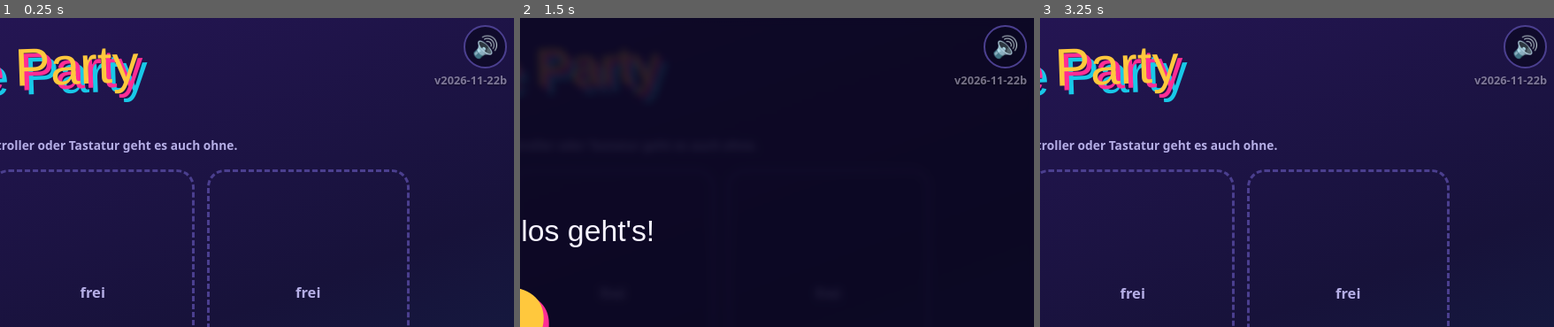
Above: before the commit, frames 1-3 (left to right).
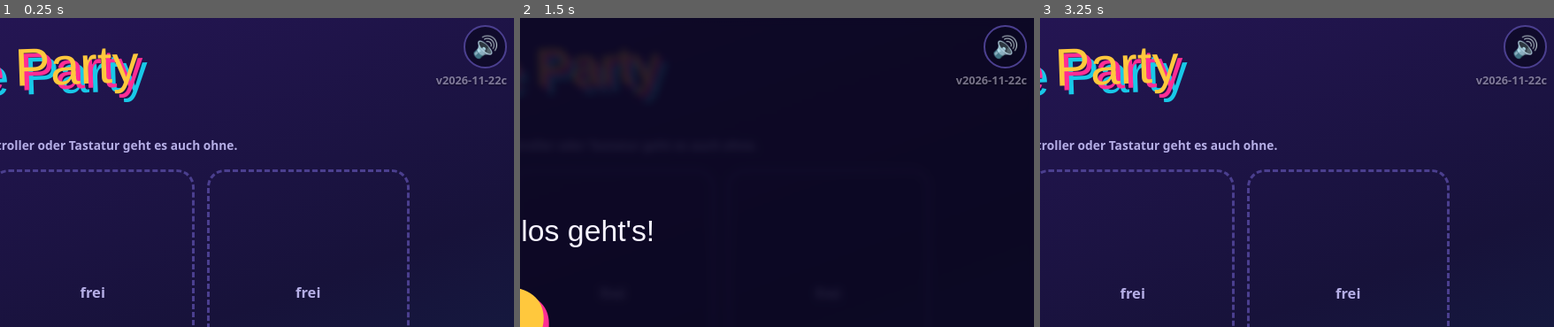
Above: after the commit, the same moments.

Repository: Kuma665/Arcade-Party
Game: browser game, page index.bundle.html
Two runs of this game, one before a commit and one after it. Both use one fixed random seed, a clock stepped at 60 frames per second and the inputs below.
Inputs (mouse positions are % of the whole screen's width and height, from its top left):
- Up to frame 1 (0.25 s): no input
- Up to frame 2 (1.5 s): click (48, 50) at 0.27 s; hold Right from 1.03 s (still down); click (48, 55) at 1.07 s; tap Space at 1.1 s
- Up to frame 3 (3.25 s): release Right at 1.53 s; hold Down 1.58-1.85 s; tap Space every 0.5 s from 1.6 to 3.1 s; click (32, 45) at 1.67 s; click "Bereit? · Enter drücken" at 1.77 s; hold Left 1.9-2.47 s; click (65, 42) at 2.27 s; hold Up 2.52-2.82 s; click (61, 60) at 2.87 s; hold Right from 2.87 s (still down)
The pictures show only the part of the screen within x 50-100%, y 0-50%; the shares and areas given below are measured in that part.

The runs differ from the first frame. In frame 1, 0.2% of the frame differs, in the area x 84-99%, y 18-22%; in frame 2, 0.2%; in frame 3, 0.2%.

Commit message:
Spiel aktualisiert: ab 5 Spielern nichts mehr abgeschnitten (Lobby 1 oder 2 Reihen je nach Platz, Ergebnis/Turnier passen sich der Hoehe an)
Co-Authored-By: Claude Opus 5.5 <noreply@anthropic.com>

Diff:
--- a/index.bundle.html
+++ b/index.bundle.html
@@ -155,8 +155,10 @@
 /* Spielfläche weicht den Touch-Tasten aus (--tpr = Breite pro Seite, aus apPW()) */
 #fl{left:var(--tpr,0px);width:calc(100% - 2*var(--tpr,0px))}
 body.apmenu #tp{display:none}
-.fw{display:flex;flex-direction:column;align-items:center;gap:2.2vh;width:100%;transform-origin:top center}
+.fw{display:flex;flex-direction:column;align-items:center;gap:inherit;width:100%;transform-origin:top center}
 .rw .rwa{display:inline-block;padding:0 .35em;cursor:pointer}
+.grid8.g8{grid-template-columns:repeat(8,minmax(0,1fr));width:1640px;max-width:none}
+.grid8.g8 .sl:nth-child(n+5){min-height:150px;padding:12px 8px 8px}.grid8.g8 .sl:nth-child(n+5) .ph{display:block}
 .grid8:not(:has(.sl.in:nth-child(n+5))) .sl:nth-child(n+5){min-height:60px;padding:4px}
 .grid8:not(:has(.sl.in:nth-child(n+5))) .sl:nth-child(n+5) .ph{display:none}
 </style></head><body><div id="mq"><div id="mqc"></div><span>Handys: mitspielen</span></div><div id="emf"></div><div id="ew"></div>
@@ -531,8 +533,13 @@
 $('fl').onload=render;
 
 {const s=$('lobby'),w=document.createElement('div');w.id='lw';[...s.children].forEach(c=>{if(c.id!=='tq')w.appendChild(c)});s.insertBefore(w,s.firstChild);
- const fit=()=>{if(!w.offsetHeight)return;const cs=getComputedStyle(s),av=s.clientHeight-parseFloat(cs.paddingTop)-parseFloat(cs.paddingBottom),k=Math.max(.4,Math.min(1,av/w.offsetHeight));w.style.transform=k<1?'scale('+k.toFixed(3)+')':'none'};
- new ResizeObserver(fit).observe(w);addEventListener('resize',fit);fit()}
+/* Passt die Lobby nicht, probieren: 4 Spalten (2 Reihen) oder 8 Spalten (1 Reihe); genommen wird, was größer bleibt. Nie abschneiden (Untergrenze 0,25). */
+ const g=$('slots');let fq=0;
+ const fit=()=>{if(!w.offsetHeight)return;const cs=getComputedStyle(s),av=s.clientHeight-parseFloat(cs.paddingTop)-parseFloat(cs.paddingBottom),aw=Math.min(s.clientWidth-parseFloat(cs.paddingLeft)-parseFloat(cs.paddingRight),typeof apPW==='function'?apPW():1e9);
+  const kOf=c=>{g.classList.toggle('g8',c===8);return Math.min(1,av/w.offsetHeight,aw/Math.max(w.offsetWidth,g.offsetWidth))};
+  const k4=kOf(4),k8=k4<1?kOf(8):0,c=k8>k4+.02?8:4,k=Math.max(.25,c===8?k8:(k8?kOf(4):k4));w.style.transform=k<1?'scale('+k.toFixed(3)+')':'none'};
+ const fitQ=()=>{if(fq)return;fq=1;requestAnimationFrame(()=>{fq=0;fit()})};
+ new ResizeObserver(fitQ).observe(w);addEventListener('resize',fitQ);fit()}
 /* Handy-Pads: lokaler Server (server.js, /events + /to) als Notlösung, sonst direkt per WebRTC (PeerJS) über einen Raum-Code. */
 /* var statt let: push1() kann schon vor dieser Zeile laufen */
 var SRV=0,PEER=null,ROOM='',pTry=0,pTmr=0,PC={},PL={};const PJS='https://cdn.jsdelivr.net/npm/peerjs@1.5.4/dist/peerjs.min.js',GHPAD='https://kuma665.github.io/Arcade-Party/pad.html',RA='ABCDEFGHJKLMNPQRSTUVWXYZ23456789';
@@ -566,7 +573,7 @@
 /* ===== Grundausstattung (wie in den anderen Spielen): Ton aus beim Verlassen, Stumm-Knopf, Fehleranzeige, Wake Lock,
    Zurück-Taste, Vollbild, Dreh-Hinweis, Mauszeiger ausblenden, Version + Credits. Texte zentral in TX.
    var statt let/const: pollPads() und push1() laufen schon, bevor dieser Block erreicht ist. ===== */
-var VER='v2026-11-22b';
+var VER='v2026-11-22c';
 var TX={mute:'Ton an/aus (M)',err:'Fehler: ',line:'Zeile ',rot:'📱 ↻<br>Bitte quer drehen',
  credits:'<b>Arcade Party</b> '+VER+'<br>Musik und Soundeffekte: im Spiel erzeugt<br>Schriften: Bungee, Rajdhani (Google Fonts)<br>QR-Code: qrcodejs (davidshimjs)<br>Handy-Verbindung: PeerJS (peerjs.com)<br><small>Tippen zum Schließen</small>'};
 var GAMEST=['demo','bm','bo','sm','rc','flood'],AUDC=[],apFoc=true,apMT=0,apFsOff=false,apL3={},apWl=null,apHist=0,apErrN=0;
@@ -630,8 +637,8 @@
 /* Dreh-Hinweis: hochkant am Handy → laufendes Spiel pausieren */
 if(TOUCHDEV){const mq=matchMedia('(orientation:portrait)'),f=()=>{if(mq.matches)apPause()};if(mq.addEventListener)mq.addEventListener('change',f);else mq.addListener(f)}
 /* Menüseiten an die Bildschirmhöhe anpassen (wie die Lobby): Inhalt in .fw, bei Platzmangel verkleinert */
-['menu','set','pre','hs'].forEach(id=>{const s=$(id),w=document.createElement('div');w.className='fw';[...s.children].forEach(c=>w.appendChild(c));s.appendChild(w);
- const fit=()=>{if(!w.offsetHeight)return;const cs=getComputedStyle(s),av=s.clientHeight-parseFloat(cs.paddingTop)-parseFloat(cs.paddingBottom),k=Math.max(.4,Math.min(1,av/w.offsetHeight));w.style.transform=k<1?'scale('+k.toFixed(3)+')':'none'};
+['menu','set','pre','hs','res','trn','tfin'].forEach(id=>{const s=$(id),w=document.createElement('div');w.className='fw';[...s.children].forEach(c=>w.appendChild(c));s.appendChild(w);
+ const fit=()=>{if(!w.offsetHeight)return;const cs=getComputedStyle(s),av=s.clientHeight-parseFloat(cs.paddingTop)-parseFloat(cs.paddingBottom),k=Math.max(.25,Math.min(1,av/w.offsetHeight));w.style.transform=k<1?'scale('+k.toFixed(3)+')':'none'};
  new ResizeObserver(fit).observe(w);addEventListener('resize',fit);fit()});
 /* Breite für die Spielfläche: sind Touch-Tasten sichtbar, links/rechts deren Platz freihalten (alle 400 ms neu gemessen) */
 var apPWc=0,apPWt=0,apTpr=-1;
@@ -669,7 +676,7 @@
 (function(){
  const tp=$('tp'),tpc=$('tpc'),dp=$('tdp');let off=false;
  try{off=localStorage.getItem('pa_tp')==='0'}catch(e){}
- const gpAny=()=>(navigator.getGamepads?Array.from(navigator.getGamepads()):[]).some(Boolean),vis=()=>{tp.hidden=!TOUCHDEV||off||gpAny();tpc.hidden=!TOUCHDEV};vis();addEventList …(92 unchanged characters)…
+ const gpAny=()=>(navigator.getGamepads?Array.from(navigator.getGamepads()):[]).some(Boolean),vis=()=>{const h=!TOUCHDEV||off||gpAny();if(tp.hidden!==h){tp.hidden=h;setTimeout(()=>dispatchEvent(new Event('resize')),0)}tpc.hidden=!TOUCHDEV};vis();addEventList …(92 unchanged characters)…
  if(TOUCHDEV)$('qu').textContent='Am Handy: Touch-Tasten unten drücken, dann bist du dabei. Weitere Spieler: Controller oder Handys (QR-Code).';
  const send=()=>{onMsg({id:'kb',name:'Tastatur',b:kb|tb})};
  const put=(mask,val)=>{const n=(tb&~mask)|val;if(n===tb)return;tb=n;send()};
--- a/index.html
+++ b/index.html
@@ -155,8 +155,10 @@
 /* Spielfläche weicht den Touch-Tasten aus (--tpr = Breite pro Seite, aus apPW()) */
 #fl{left:var(--tpr,0px);width:calc(100% - 2*var(--tpr,0px))}
 body.apmenu #tp{display:none}
-.fw{display:flex;flex-direction:column;align-items:center;gap:2.2vh;width:100%;transform-origin:top center}
+.fw{display:flex;flex-direction:column;align-items:center;gap:inherit;width:100%;transform-origin:top center}
 .rw .rwa{display:inline-block;padding:0 .35em;cursor:pointer}
+.grid8.g8{grid-template-columns:repeat(8,minmax(0,1fr));width:1640px;max-width:none}
+.grid8.g8 .sl:nth-child(n+5){min-height:150px;padding:12px 8px 8px}.grid8.g8 .sl:nth-child(n+5) .ph{display:block}
 .grid8:not(:has(.sl.in:nth-child(n+5))) .sl:nth-child(n+5){min-height:60px;padding:4px}
 .grid8:not(:has(.sl.in:nth-child(n+5))) .sl:nth-child(n+5) .ph{display:none}
 </style></head><body><div id="mq"><div id="mqc"></div><span>Handys: mitspielen</span></div><div id="emf"></div><div id="ew"></div>
@@ -531,8 +533,13 @@
 $('fl').onload=render;
 
 {const s=$('lobby'),w=document.createElement('div');w.id='lw';[...s.children].forEach(c=>{if(c.id!=='tq')w.appendChild(c)});s.insertBefore(w,s.firstChild);
- const fit=()=>{if(!w.offsetHeight)return;const cs=getComputedStyle(s),av=s.clientHeight-parseFloat(cs.paddingTop)-parseFloat(cs.paddingBottom),k=Math.max(.4,Math.min(1,av/w.offsetHeight));w.style.transform=k<1?'scale('+k.toFixed(3)+')':'none'};
- new ResizeObserver(fit).observe(w);addEventListener('resize',fit);fit()}
+/* Passt die Lobby nicht, probieren: 4 Spalten (2 Reihen) oder 8 Spalten (1 Reihe); genommen wird, was größer bleibt. Nie abschneiden (Untergrenze 0,25). */
+ const g=$('slots');let fq=0;
+ const fit=()=>{if(!w.offsetHeight)return;const cs=getComputedStyle(s),av=s.clientHeight-parseFloat(cs.paddingTop)-parseFloat(cs.paddingBottom),aw=Math.min(s.clientWidth-parseFloat(cs.paddingLeft)-parseFloat(cs.paddingRight),typeof apPW==='function'?apPW():1e9);
+  const kOf=c=>{g.classList.toggle('g8',c===8);return Math.min(1,av/w.offsetHeight,aw/Math.max(w.offsetWidth,g.offsetWidth))};
+  const k4=kOf(4),k8=k4<1?kOf(8):0,c=k8>k4+.02?8:4,k=Math.max(.25,c===8?k8:(k8?kOf(4):k4));w.style.transform=k<1?'scale('+k.toFixed(3)+')':'none'};
+ const fitQ=()=>{if(fq)return;fq=1;requestAnimationFrame(()=>{fq=0;fit()})};
+ new ResizeObserver(fitQ).observe(w);addEventListener('resize',fitQ);fit()}
 /* Handy-Pads: lokaler Server (server.js, /events + /to) als Notlösung, sonst direkt per WebRTC (PeerJS) über einen Raum-Code. */
 /* var statt let: push1() kann schon vor dieser Zeile laufen */
 var SRV=0,PEER=null,ROOM='',pTry=0,pTmr=0,PC={},PL={};const PJS='https://cdn.jsdelivr.net/npm/peerjs@1.5.4/dist/peerjs.min.js',GHPAD='https://kuma665.github.io/Arcade-Party/pad.html',RA='ABCDEFGHJKLMNPQRSTUVWXYZ23456789';
@@ -566,7 +573,7 @@
 /* ===== Grundausstattung (wie in den anderen Spielen): Ton aus beim Verlassen, Stumm-Knopf, Fehleranzeige, Wake Lock,
    Zurück-Taste, Vollbild, Dreh-Hinweis, Mauszeiger ausblenden, Version + Credits. Texte zentral in TX.
    var statt let/const: pollPads() und push1() laufen schon, bevor dieser Block erreicht ist. ===== */
-var VER='v2026-11-22b';
+var VER='v2026-11-22c';
 var TX={mute:'Ton an/aus (M)',err:'Fehler: ',line:'Zeile ',rot:'📱 ↻<br>Bitte quer drehen',
  credits:'<b>Arcade Party</b> '+VER+'<br>Musik und Soundeffekte: im Spiel erzeugt<br>Schriften: Bungee, Rajdhani (Google Fonts)<br>QR-Code: qrcodejs (davidshimjs)<br>Handy-Verbindung: PeerJS (peerjs.com)<br><small>Tippen zum Schließen</small>'};
 var GAMEST=['demo','bm','bo','sm','rc','flood'],AUDC=[],apFoc=true,apMT=0,apFsOff=false,apL3={},apWl=null,apHist=0,apErrN=0;
@@ -630,8 +637,8 @@
 /* Dreh-Hinweis: hochkant am Handy → laufendes Spiel pausieren */
 if(TOUCHDEV){const mq=matchMedia('(orientation:portrait)'),f=()=>{if(mq.matches)apPause()};if(mq.addEventListener)mq.addEventListener('change',f);else mq.addListener(f)}
 /* Menüseiten an die Bildschirmhöhe anpassen (wie die Lobby): Inhalt in .fw, bei Platzmangel verkleinert */
-['menu','set','pre','hs'].forEach(id=>{const s=$(id),w=document.createElement('div');w.className='fw';[...s.children].forEach(c=>w.appendChild(c));s.appendChild(w);
- const fit=()=>{if(!w.offsetHeight)return;const cs=getComputedStyle(s),av=s.clientHeight-parseFloat(cs.paddingTop)-parseFloat(cs.paddingBottom),k=Math.max(.4,Math.min(1,av/w.offsetHeight));w.style.transform=k<1?'scale('+k.toFixed(3)+')':'none'};
+['menu','set','pre','hs','res','trn','tfin'].forEach(id=>{const s=$(id),w=document.createElement('div');w.className='fw';[...s.children].forEach(c=>w.appendChild(c));s.appendChild(w);
+ const fit=()=>{if(!w.offsetHeight)return;const cs=getComputedStyle(s),av=s.clientHeight-parseFloat(cs.paddingTop)-parseFloat(cs.paddingBottom),k=Math.max(.25,Math.min(1,av/w.offsetHeight));w.style.transform=k<1?'scale('+k.toFixed(3)+')':'none'};
  new ResizeObserver(fit).observe(w);addEventListener('resize',fit);fit()});
 /* Breite für die Spielfläche: sind Touch-Tasten sichtbar, links/rechts deren Platz freihalten (alle 400 ms neu gemessen) */
 var apPWc=0,apPWt=0,apTpr=-1;
@@ -669,7 +676,7 @@
 (function(){
  const tp=$('tp'),tpc=$('tpc'),dp=$('tdp');let off=false;
  try{off=localStorage.getItem('pa_tp')==='0'}catch(e){}
- const gpAny=()=>(navigator.getGamepads?Array.from(navigator.getGamepads()):[]).some(Boolean),vis=()=>{tp.hidden=!TOUCHDEV||off||gpAny();tpc.hidden=!TOUCHDEV};vis();addEventList …(92 unchanged characters)…
+ const gpAny=()=>(navigator.getGamepads?Array.from(navigator.getGamepads()):[]).some(Boolean),vis=()=>{const h=!TOUCHDEV||off||gpAny();if(tp.hidden!==h){tp.hidden=h;setTimeout(()=>dispatchEvent(new Event('resize')),0)}tpc.hidden=!TOUCHDEV};vis();addEventList …(92 unchanged characters)…
  if(TOUCHDEV)$('qu').textContent='Am Handy: Touch-Tasten unten drücken, dann bist du dabei. Weitere Spieler: Controller oder Handys (QR-Code).';
  const send=()=>{onMsg({id:'kb',name:'Tastatur',b:kb|tb})};
  const put=(mask,val)=>{const n=(tb&~mask)|val;if(n===tb)return;tb=n;send()};
